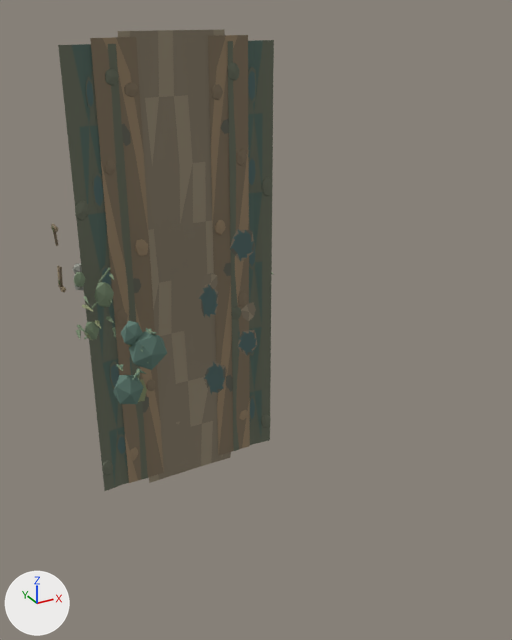
The Blender file assets/source/blender/act1/urman_wet_village_road_kit.blend: old version first, new version second.
One viewpoint serves both versions: a camera (50 mm lens) standing at (-15.7, -37.8, 15.1) and looking at (3.4, -3.1, -2.3). Arrows for +X, +Y and +Z are at lower left; the lights stay in place. The older version comes first.

The older version as bpy lines, for what is in view:
```python
ob_fernshrubbreak_left_shrub_00_lod0 = bpy.data.objects.new('FernShrubBreak_Left_Shrub_00_LOD0', me_fernshrubbreak_left_shrub_00_lod0mesh)
ob_fernshrubbreak_left_shrub_00_lod0.parent = ob_fernshrubbreak_left
ob_fernshrubbreak_left_shrub_00_lod0.location = (0.0, 0.0, 0.0)
ob_muddyshoulder_left_unevenstrip_lod0 = bpy.data.objects.new('MuddyShoulder_Left_UnevenStrip_LOD0', me_muddyshoulder_left_unevenstrip_lod0mesh)
ob_muddyshoulder_left_unevenstrip_lod0.parent = ob_muddyshoulder_left
ob_muddyshoulder_left_unevenstrip_lod0.location = (0.0, 0.0, 0.0)
ob_muddyshoulder_right_unevenstrip_lod0 = bpy.data.objects.new('MuddyShoulder_Right_UnevenStrip_LOD0', me_muddyshoulder_right_unevenstrip_lod0mesh)
ob_muddyshoulder_right_unevenstrip_lod0.parent = ob_muddyshoulder_right
ob_muddyshoulder_right_unevenstrip_lod0.location = (0.0, 0.0, 0.0)
# also in view: 'FernShrubBreak_Left_Shrub_01_LOD0' at (-6.1, -10.1, 0.9); 'RoadCrown_SunkenWet_Surface_LOD0' at (0.0, 0.0, 0.0); 'RoadsideDitch_Left_UnevenChannel_LOD0' at (-4.7, -0.1, -0.1); 'RoadsideDitch_Right_UnevenChannel_LOD0' at (4.7, -0.1, -0.1)
```
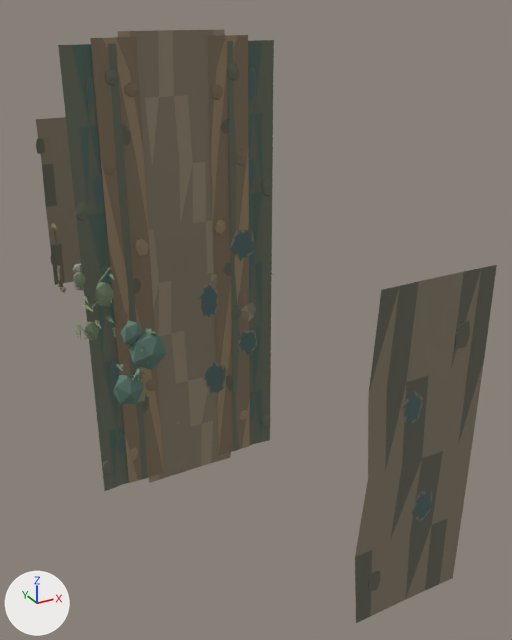
Changed parts and their boxes (x1, y1, x2, y2) in the pictures (512 x 640 px):
'RoadCrown_BranchWet_Surface_LOD0', added: after (355, 265, 497, 623)
    faces in mat_wetroad_mutedochre (brown #887d6a): (355, 271, 484, 616)
    faces in mat_wetroad_rutdark (dark grey #67675b): (355, 265, 497, 623)
'RoadCrown_ApproachWorn_Surface_LOD0', added: after (36, 117, 81, 285)
    faces in mat_wetroad_mutedochre (brown #887d6a): (36, 117, 81, 283)
    faces in mat_wetroad_rutdark (dark grey #67675b): (42, 164, 65, 285)
'RoadCrown_BranchWet_Puddle_01_LOD0', added: after (403, 391, 423, 425)
    faces in mat_puddle_shallowbluegreen (greyish cyan #526a69): (403, 392, 421, 424)
'RoadCrown_BranchWet_Puddle_00_LOD0', added: after (412, 490, 432, 522)
    faces in mat_puddle_shallowbluegreen (greyish cyan #526a69): (412, 491, 432, 522)
'RoadCrown_EdgeClod_12_LOD0', added: after (455, 322, 470, 349)
    faces in mat_wetroad_rutdark (dark grey #67675b): (455, 322, 470, 349)
'RoadCrown_EdgeClod_11_LOD0', added: after (368, 571, 380, 592)
    faces in mat_wetroad_rutdark (dark grey #67675b): (368, 571, 380, 592)
'RoadCrown_EdgeClod_23_LOD0', added: after (36, 139, 45, 154)
'RoadCrown_EdgeClod_21_LOD0', added: after (50, 252, 58, 264)

Diff of the bpy script that builds the scene:
```diff
--- a/assets/source/blender/act1/urman_wet_village_road_kit.blend.py
+++ b/assets/source/blender/act1/urman_wet_village_road_kit.blend.py
@@ ob_roadcrown_edgeclod_23_lod0 @@
+ob_roadcrown_edgeclod_23_lod0 = bpy.data.objects.new('RoadCrown_EdgeClod_23_LOD0', me_roadcrown_edgeclod_23_lod0mesh)  # 12 vertices, 8 faces; spans x -3.3..-2.587, y -0.079..-0.038, z 4.295..5.516; in mat_wetroad_wornlight (brown #988d77), mat_wetroad_rutdark (dark grey #67675b)
+ob_roadcrown_edgeclod_23_lod0.parent = ob_roadcrown_approachworn
+ob_roadcrown_edgeclod_23_lod0.location = (0.0, 0.0, 0.0)
@@ ob_roadcrown_approachworn @@
+ob_roadcrown_approachworn = bpy.data.objects.new('RoadCrown_ApproachWorn', None)
+ob_roadcrown_approachworn.parent = ob_urman_wetvillageroadkit
+ob_roadcrown_approachworn.location = (0.0, 21.5, 0.0)
@@ ob_roadcrown_edgeclod_21_lod0 @@
+ob_roadcrown_edgeclod_21_lod0 = bpy.data.objects.new('RoadCrown_EdgeClod_21_LOD0', me_roadcrown_edgeclod_21_lod0mesh)  # 12 vertices, 8 faces; spans x -3.237..-2.569, y -0.077..-0.036, z -5.151..-4.039; in mat_wetroad_wornlight (brown #988d77), mat_wetroad_rutdark (dark grey #67675b)
+ob_roadcrown_edgeclod_21_lod0.parent = ob_roadcrown_approachworn
+ob_roadcrown_edgeclod_21_lod0.location = (0.0, 0.0, 0.0)
@@ ob_roadcrown_approachworn_surface_lod0 @@
+ob_roadcrown_approachworn_surface_lod0 = bpy.data.objects.new('RoadCrown_ApproachWorn_Surface_LOD0', me_roadcrown_approachworn_surface_lod0mesh)  # 35 vertices, 48 faces; spans x -3.14..3.25, y -0.06..-0.02, z -7.0..7.0; in mat_wetroad_mutedochre (brown #887d6a), mat_wetroad_rutdark (dark grey #67675b)
+ob_roadcrown_approachworn_surface_lod0.parent = ob_roadcrown_approachworn
+ob_roadcrown_approachworn_surface_lod0.location = (0.0, 0.0, 0.0)
@@ ob_roadcrown_branchwet_puddle_01_lod0 @@
+ob_roadcrown_branchwet_puddle_01_lod0 = bpy.data.objects.new('RoadCrown_BranchWet_Puddle_01_LOD0', me_roadcrown_branchwet_puddle_01_lod0mesh)  # 21 vertices, 30 faces; spans x -0.957..-0.044, y -0.056..-0.029, z 1.566..2.925; in mat_wetroad_mutedochre (brown #887d6a), mat_wetroad_rutdark (dark grey #67675b), mat_puddle_shallowbluegreen (greyish cyan #526a69)
+ob_roadcrown_branchwet_puddle_01_lod0.parent = ob_roadcrown_branchwet
+ob_roadcrown_branchwet_puddle_01_lod0.location = (0.0, 0.0, 0.0)
@@ ob_roadcrown_branchwet @@
+ob_roadcrown_branchwet = bpy.data.objects.new('RoadCrown_BranchWet', None)
+ob_roadcrown_branchwet.parent = ob_urman_wetvillageroadkit
+ob_roadcrown_branchwet.location = (0.0, -21.5, 0.0)
@@ ob_roadcrown_branchwet_puddle_00_lod0 @@
+ob_roadcrown_branchwet_puddle_00_lod0 = bpy.data.objects.new('RoadCrown_BranchWet_Puddle_00_LOD0', me_roadcrown_branchwet_puddle_00_lod0mesh)  # 21 vertices, 30 faces; spans x 0.01..1.03, y -0.05..-0.02, z -3.2..-1.69; in mat_wetroad_mutedochre (brown #887d6a), mat_wetroad_rutdark (dark grey #67675b), mat_puddle_shallowbluegreen (greyish cyan #526a69)
+ob_roadcrown_branchwet_puddle_00_lod0.parent = ob_roadcrown_branchwet
+ob_roadcrown_branchwet_puddle_00_lod0.location = (0.0, 0.0, 0.0)
@@ ob_roadcrown_edgeclod_12_lod0 @@
+ob_roadcrown_edgeclod_12_lod0 = bpy.data.objects.new('RoadCrown_EdgeClod_12_LOD0', me_roadcrown_edgeclod_12_lod0mesh)  # 12 vertices, 8 faces; spans x 1.153..1.8, y -0.061..-0.021, z 4.092..5.117; in mat_wetroad_wornlight (brown #988d77), mat_wetroad_rutdark (dark grey #67675b)
+ob_roadcrown_edgeclod_12_lod0.parent = ob_roadcrown_branchwet
+ob_roadcrown_edgeclod_12_lod0.location = (0.0, 0.0, 0.0)
@@ ob_roadcrown_edgeclod_11_lod0 @@
+ob_roadcrown_edgeclod_11_lod0 = bpy.data.objects.new('RoadCrown_EdgeClod_11_LOD0', me_roadcrown_edgeclod_11_lod0mesh)  # 12 vertices, 8 faces; spans x -1.839..-1.265, y -0.055..-0.017, z -5.664..-4.727; in mat_wetroad_wornlight (brown #988d77), mat_wetroad_rutdark (dark grey #67675b)
+ob_roadcrown_edgeclod_11_lod0.parent = ob_roadcrown_branchwet
+ob_roadcrown_edgeclod_11_lod0.location = (0.0, 0.0, 0.0)
@@ ob_roadcrown_branchwet_surface_lod0 @@
+ob_roadcrown_branchwet_surface_lod0 = bpy.data.objects.new('RoadCrown_BranchWet_Surface_LOD0', me_roadcrown_branchwet_surface_lod0mesh)  # 35 vertices, 48 faces; spans x -2.59..2.73, y -0.06..-0.02, z -7.0..7.0; in mat_wetroad_mutedochre (brown #887d6a), mat_wetroad_rutdark (dark grey #67675b)
+ob_roadcrown_branchwet_surface_lod0.parent = ob_roadcrown_branchwet
+ob_roadcrown_branchwet_surface_lod0.location = (0.0, 0.0, 0.0)
```
